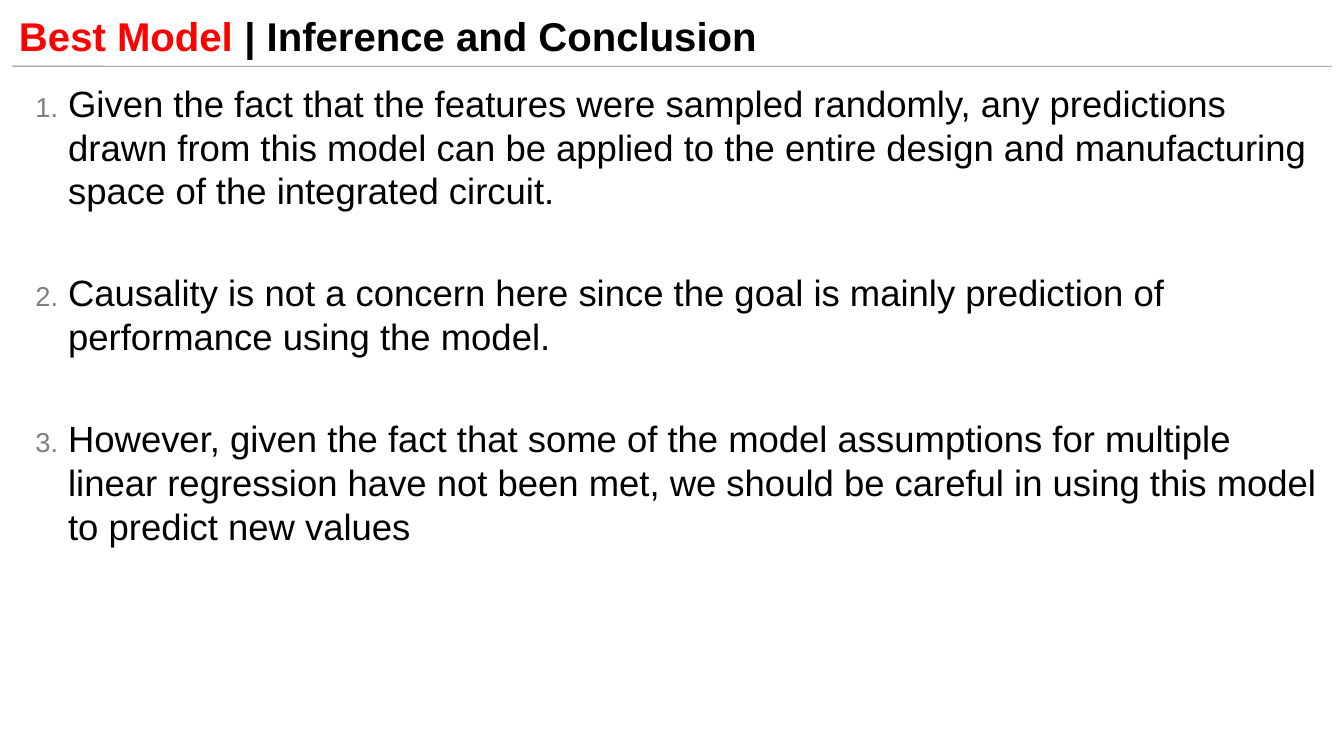
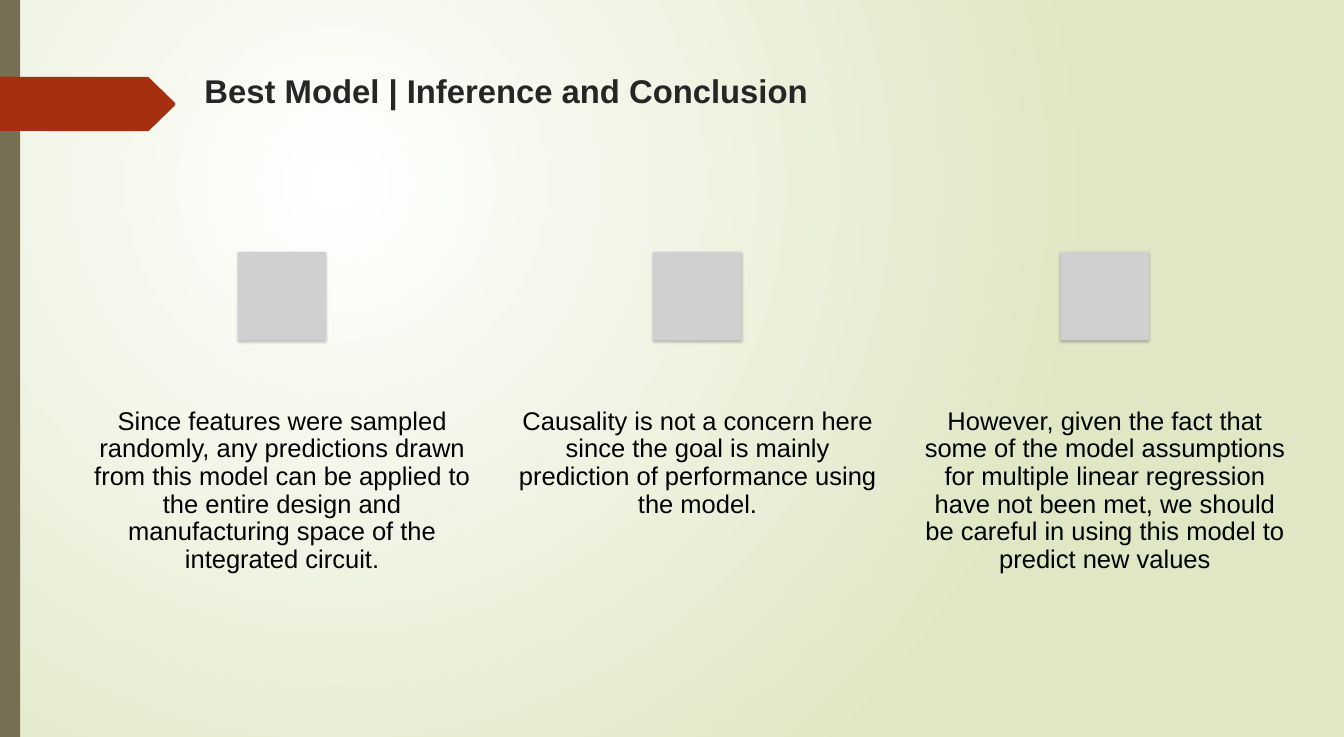
Before and after one commit to ngupta23/DS6372-PredictingPerformanceIntegratedCircuits1, a slide deck: slide 20 of Presentation/MSDS6372_Project1_Presentation.pptx. Drawn at 1344x737 pixels with LibreOffice and Linux fonts; fonts in the diff are those of the drawing; grey boxes stand for pictures. Boxes give left, top, right and bottom in pixels: in the first picture for what was removed or moved away, otherwise in the second. Text is boxed around its words. In the diff, an @@ line names an element or a change of style, - is before the commit and + after.

```diff
--- a/Presentation/MSDS6372_Project1_Presentation.pptx
+++ b/Presentation/MSDS6372_Project1_Presentation.pptx
@@ background #FFFFFF to gradient #FFFFFF to #DFE8C4 @@
@@ rectangle added at [0, 0, 1344, 737], fill gradient #FFFFFF to #DFE8C4 @@
@@ rectangle added at [0, 0, 20, 737], fill #766F54 @@
@@ freeform shape added at [0, 77, 175, 131], fill #A53010 @@
@@ title "Best Model | Inference and ...": place and size @@
-title "Best Model | Inference and ..." at [19, 22, 756, 52]
+title "Best Model | Inference and ..." at [204, 79, 808, 104]
@@ title "Best Model | Inference and ..." at [204, 79, 808, 104]: size 44 to 36 pt; text colour #FF0000 to #262626 in "Best Model"; text colour #000000 to #262626 in "| Inference and Conclusion"; line spacing 0.85 to 1; vertical alignment middle to top @@
@@ text removed at [68, 90, 1316, 547] @@
-1. Given the fact that the features were sampled randomly, any predictions drawn from this model can be applied to the entire design and manufacturing space of the integrated circuit.
-2. Causality is not a concern here since the goal is mainly prediction of performance using the model.
-3. However, given the fact that some of the model assumptions for multiple linear regression have not been met, we should be careful in using this model to predict new values
@@ group added at [94, 251, 1285, 574]: 3 pictures, 3 texts @@
+Since features were sampled randomly, any predictions drawn from this model can be applied to the entire design and manufacturing space of the integrated circuit.
+Causality is not a concern here since the goal is mainly prediction of performance using the model.
+However, given the fact that some of the model assumptions for multiple linear regression have not been met, we should be careful in using this model to predict new values
@@ group added at [0, 150, 314, 737]: 10 freeform shapes @@
@@ group added at [3, 0, 263, 736]: 12 freeform shapes @@
```
Also in this commit, not shown: 20 other slides changed, 25 other files.
